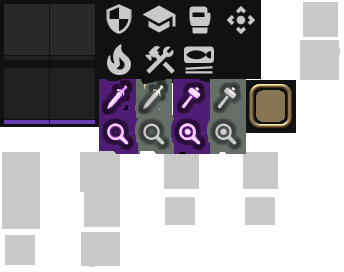
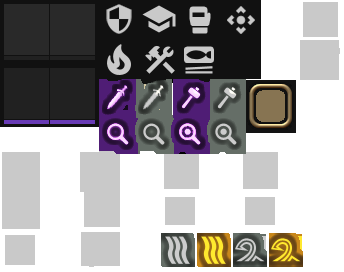
Two versions of the same layered image (344x272). Layer-by-layer changes:
added layer "Layer 1" above "Background" over <box>161,233,303,267</box>
